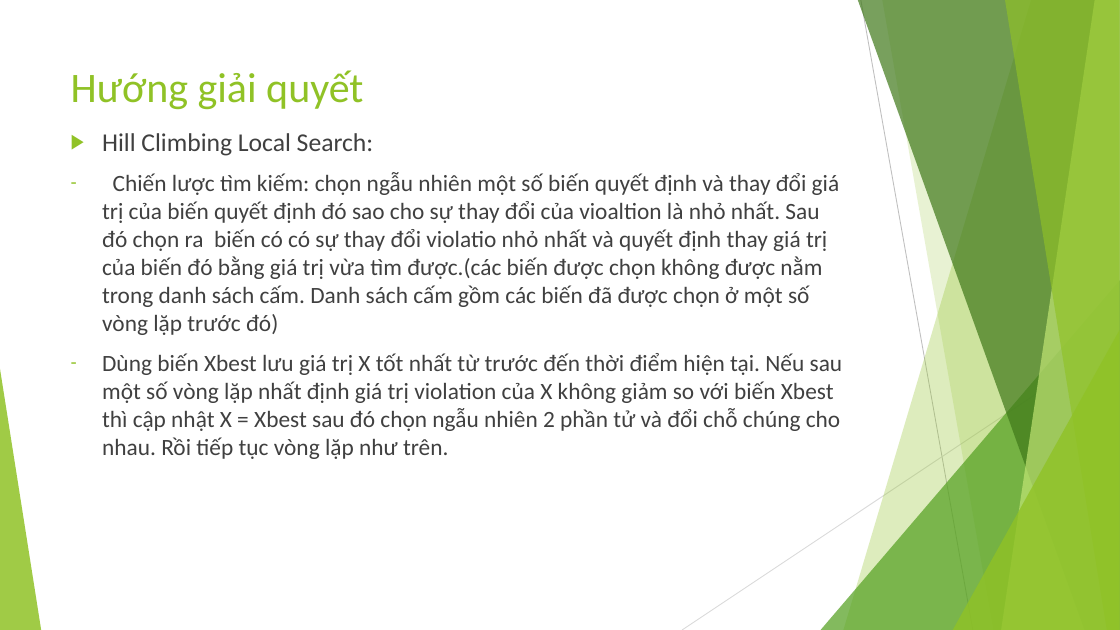
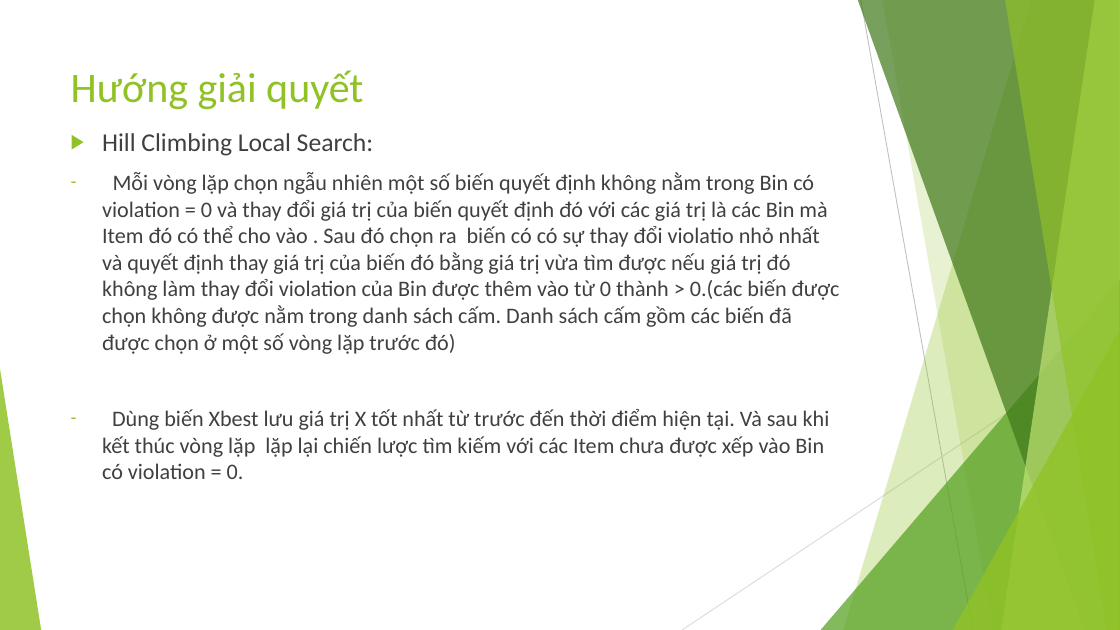
Before and after one commit to dungkhmt/CourseCPCBLS, a slide deck: slide 17 of OpenCBLS/src/khmtk60/miniprojects/G6/Báo cáo môn học.pptx (slide 16 before the commit). Drawn at 1120x630 pixels with LibreOffice and Linux fonts; fonts in the diff are those of the drawing. Boxes give left, top, right and bottom in pixels: in the first picture for what was removed or moved away, otherwise in the second. Text is boxed around its words. In the diff, an @@ line names an element or a change of style, - is before the commit and + after.

```diff
--- a/OpenCBLS/src/khmtk60/miniprojects/G6/Báo cáo môn học.pptx
+++ b/OpenCBLS/src/khmtk60/miniprojects/G6/Báo cáo môn học.pptx
@@ text at <box>102,172,840,479</box>: text changed; size 20 to 19 pt @@
-– Chiến lược tìm kiếm: chọn ngẫu nhiên một số biến quyết định và thay đổi giá trị của biến quyết định đó sao cho sự thay đổi của vioaltion là nhỏ nhất. Sau đó chọn ra biến có có sự thay đổi violatio nhỏ nhất và quyết định thay giá trị của biến đó bằng giá trị vừa tìm được.(các biến được chọn không được nằm trong danh sách cấm. Danh sách cấm gồm các biến đã được chọn ở một số vòng lặp trước đó)
-– Dùng biến Xbest lưu giá trị X tốt nhất từ trước đến thời điểm hiện tại. Nếu sau một số vòng lặp nhất định giá trị violation của X không giảm so với biến Xbest thì cập nhật X = Xbest sau đó chọn ngẫu nhiên 2 phần tử và đổi chỗ chúng cho nhau. Rồi tiếp tục vòng lặp như trên.
+– Mỗi vòng lặp chọn ngẫu nhiên một số biến quyết định không nằm trong Bin có violation = 0 và thay đổi giá trị của biến quyết định đó với các giá trị là các Bin mà Item đó có thể cho vào . Sau đó chọn ra biến có có sự thay đổi violatio nhỏ nhất và quyết định thay giá trị của biến đó bằng giá trị vừa tìm được nếu giá trị đó không làm thay đổi violation của Bin được thêm vào từ 0 thành > 0.(các biến được chọn không được nằm trong danh sách cấm. Danh sách cấm gồm các biến đã được chọn ở một số vòng lặp trước đó)
+– Dùng biến Xbest lưu giá trị X tốt nhất từ trước đến thời điểm hiện tại. Và sau khi kết thúc vòng lặp lặp lại chiến lược tìm kiếm với các Item chưa được xếp vào Bin có violation = 0.
```
Also in this commit, not shown: 7 other slides changed, 1 slide added, 3 other files.
